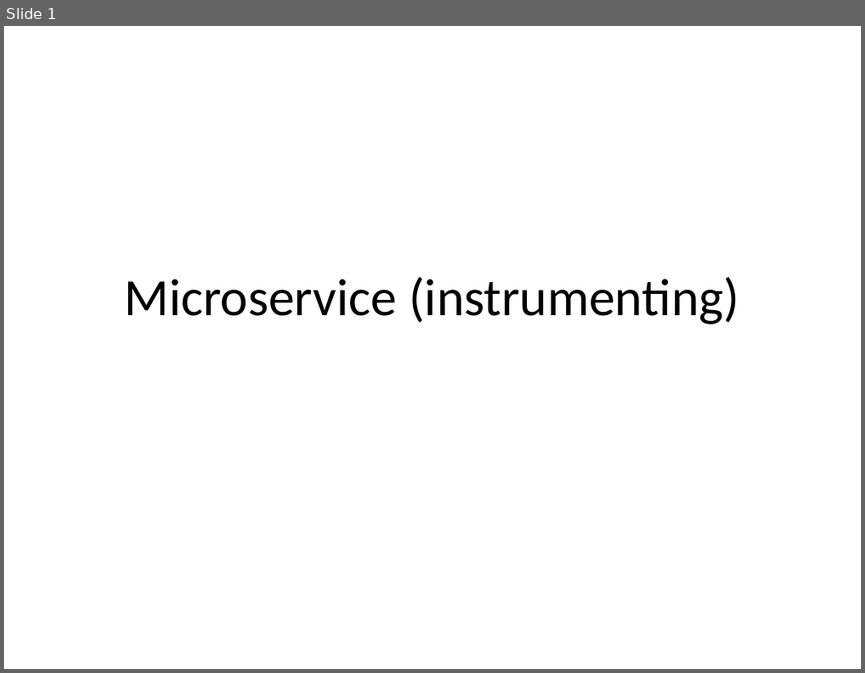
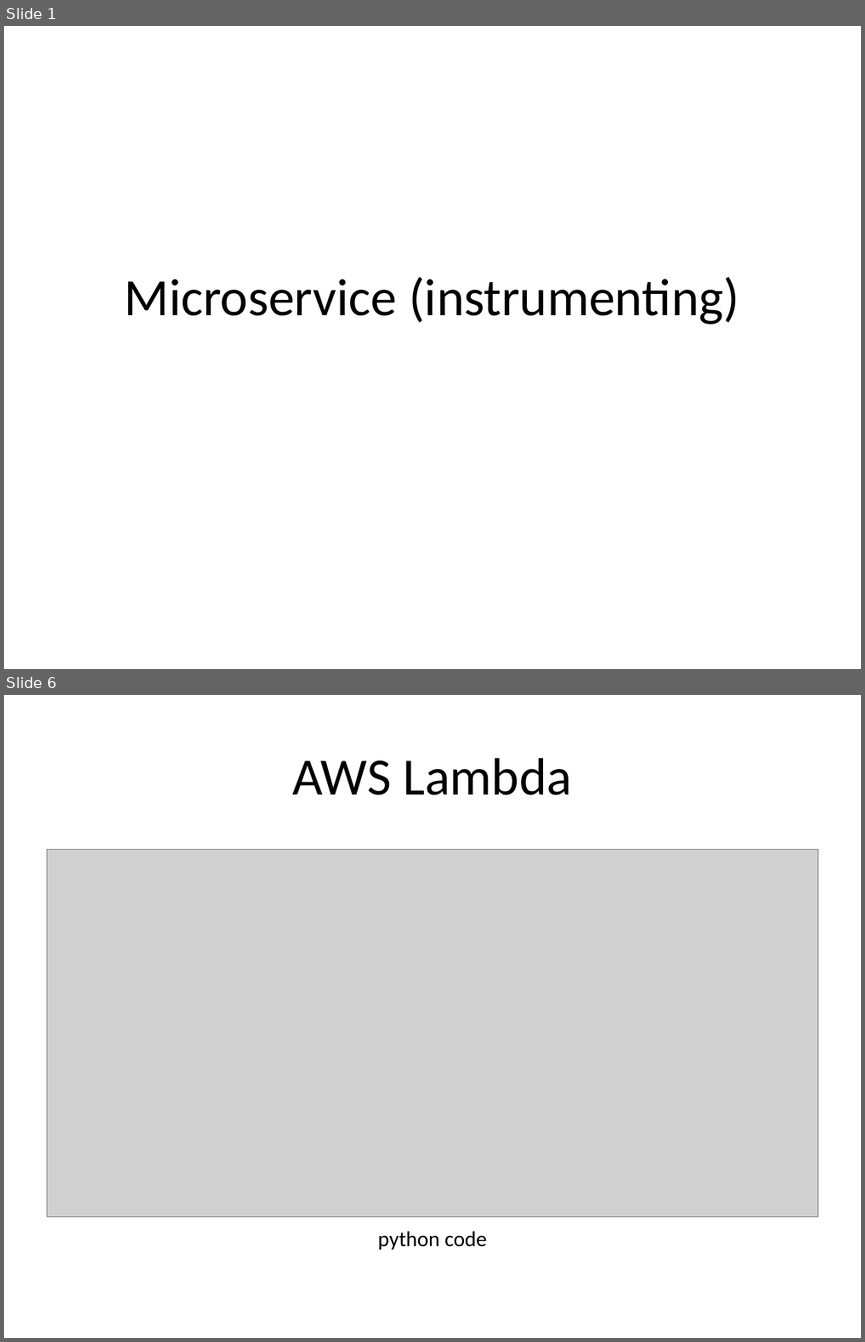
Before and after one commit to rhildred/INFO8985, a slide deck: microservice_instrumenting/slides.pptx. Shown one above the other, each under a label of ours: slide 1 before the commit, slides 1 and 6 after it; the slides between them are not shown. The pictures are 865x673 and 865x1342 pixels, drawn with LibreOffice and Linux fonts; fonts in the diff are those of the drawing; grey boxes stand for pictures. Boxes give left, top, right and bottom in pixels: in the first picture for what was removed or moved away, otherwise in the second. Text is boxed around its words. In the diff, an @@ line names an element or a change of style, - is before the commit and + after.

```diff
--- a/microservice_instrumenting/slides.pptx
+++ b/microservice_instrumenting/slides.pptx
@@ slide 6 added at [4, 695, 861, 1338], background #FFFFFF @@
@@ title added at [292, 758, 572, 795], 44 pt, text #000000 @@
+AWS Lambda
@@ picture added at [46, 850, 818, 1217] @@
@@ text added at [378, 1231, 486, 1249], 18 pt, text #000000 @@
+python code
```
Also in this commit, not shown: 1 slide changed, 5 other slides added, 13 other files.
